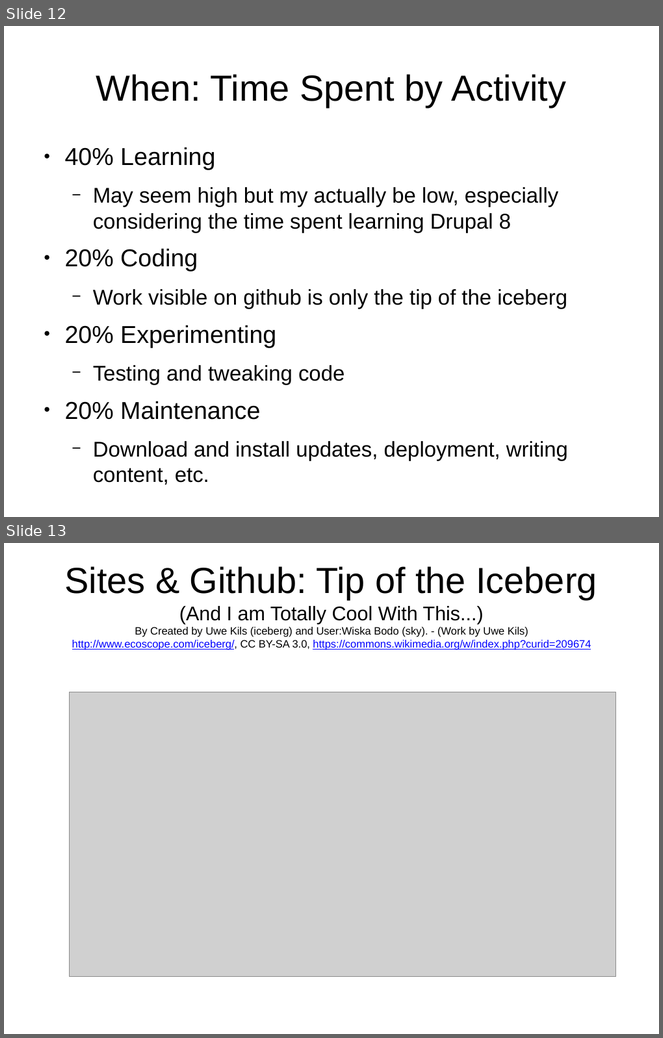
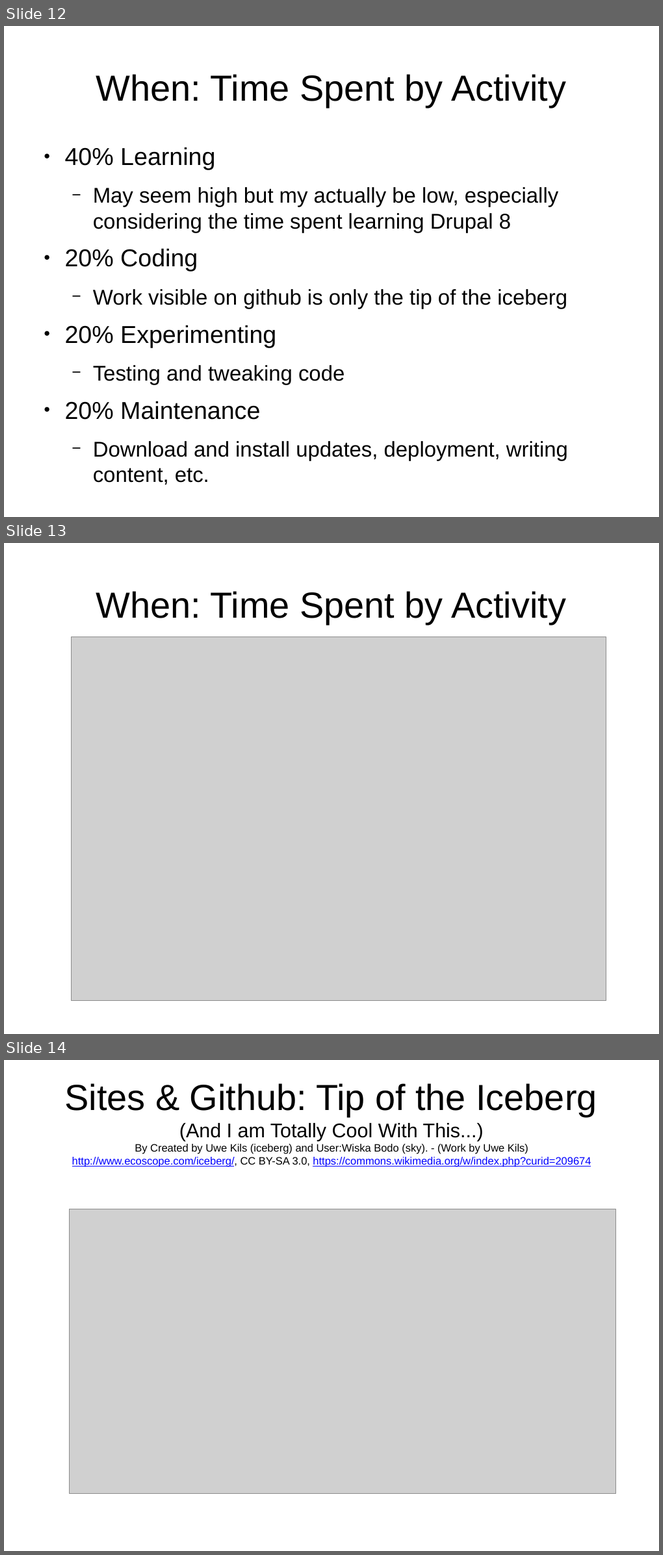
Before and after one commit to tomwhartung/jmws_accoutrements, a slide deck: presentations/2016_04-AWD_in_PHP_CMSes/AWD_in_PHP_CMSes-slides.odp. Shown one above the other, each under a label of ours: slides 12 and 13 before the commit, slides 12, 13 and 14 after it. The pictures are 663x1038 and 663x1555 pixels, drawn with LibreOffice and Linux fonts; fonts in the diff are those of the drawing; grey boxes stand for pictures. Boxes give left, top, right and bottom in pixels: in the first picture for what was removed or moved away, otherwise in the second. Text is boxed around its words. In the diff, an @@ line names an element or a change of style, - is before the commit and + after.

Commit message:
Added pie chart for Time Spent by Activity.

```diff
--- a/presentations/2016_04-AWD_in_PHP_CMSes/AWD_in_PHP_CMSes-slides.odp
+++ b/presentations/2016_04-AWD_in_PHP_CMSes/AWD_in_PHP_CMSes-slides.odp
@@ slide 13 added at bbox=[4, 543, 659, 1034], background #FFFFFF @@
@@ title added at bbox=[96, 591, 566, 624], 44 pt, text #000000 @@
+When: Time Spent by Activity
@@ picture added at bbox=[71, 637, 607, 1001] @@
@@ what was slide 13 is now slide 14 @@
```
